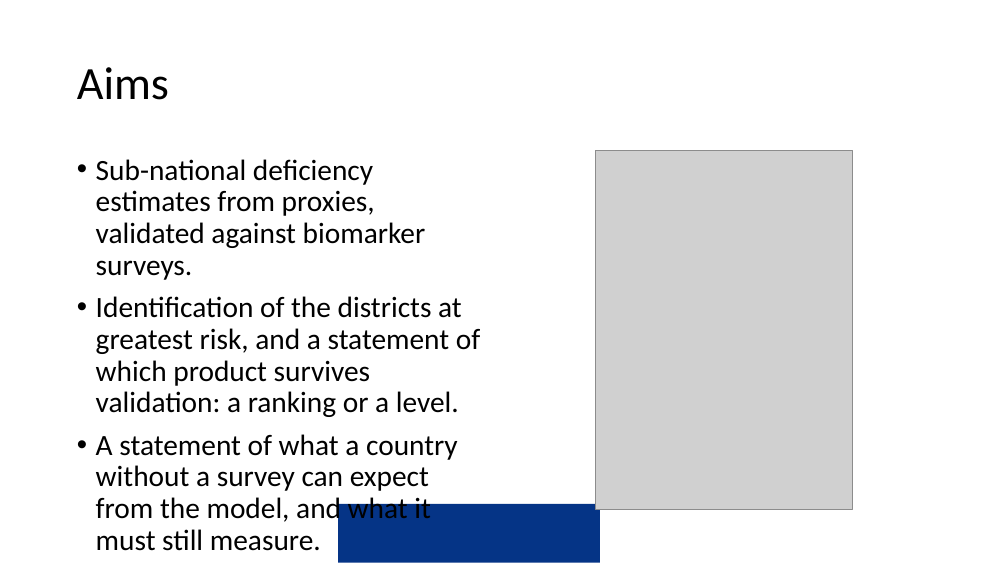
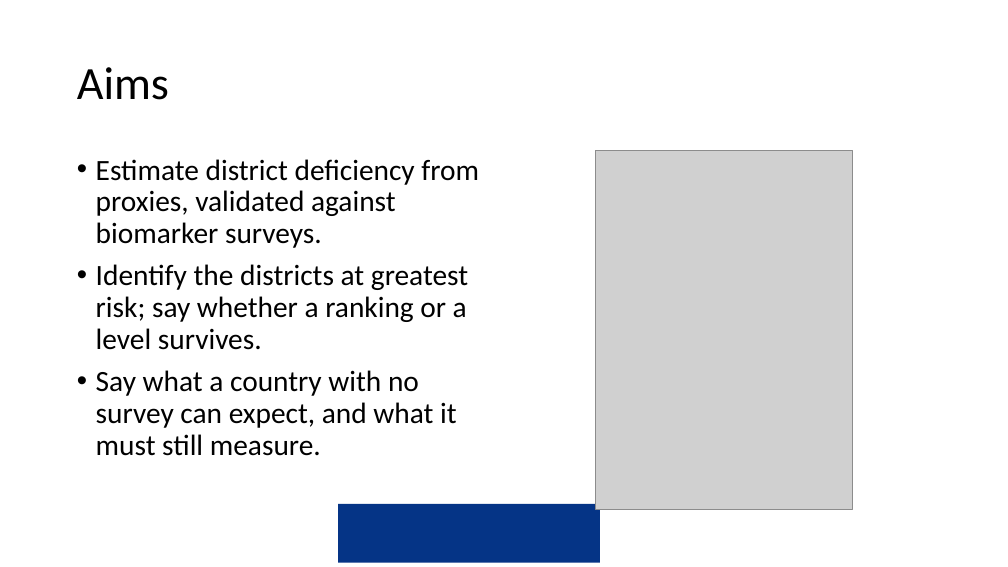
Before and after one commit to amertens/mn-prediction, a slide deck: slide 4 of docs/slides/MN-proxy-Ghana-presentation-2026-09.pptx. Drawn at 1008x567 pixels with LibreOffice and Linux fonts; fonts in the diff are those of the drawing; grey boxes stand for pictures; background and template pictures are left out. Boxes give left, top, right and bottom in pixels: in the first picture for what was removed or moved away, otherwise in the second. Text is boxed around its words. In the diff, an @@ line names an element or a change of style, - is before the commit and + after.

```diff
--- a/docs/slides/MN-proxy-Ghana-presentation-2026-09.pptx
+++ b/docs/slides/MN-proxy-Ghana-presentation-2026-09.pptx
@@ text at box(96, 159, 479, 456): text changed @@
-• Sub-national deficiency estimates from proxies, validated against biomarker surveys.
-• Identification of the districts at greatest risk, and a statement of which product survives validation: a ranking or a level.
-• A statement of what a country without a survey can expect from the model, and what it must still measure.
+• Estimate district deficiency from proxies, validated against biomarker surveys.
+• Identify the districts at greatest risk; say whether a ranking or a level survives.
+• Say what a country with no survey can expect, and what it must still measure.
```
Also in this commit, not shown: 2 other slides changed, 3 other files.
